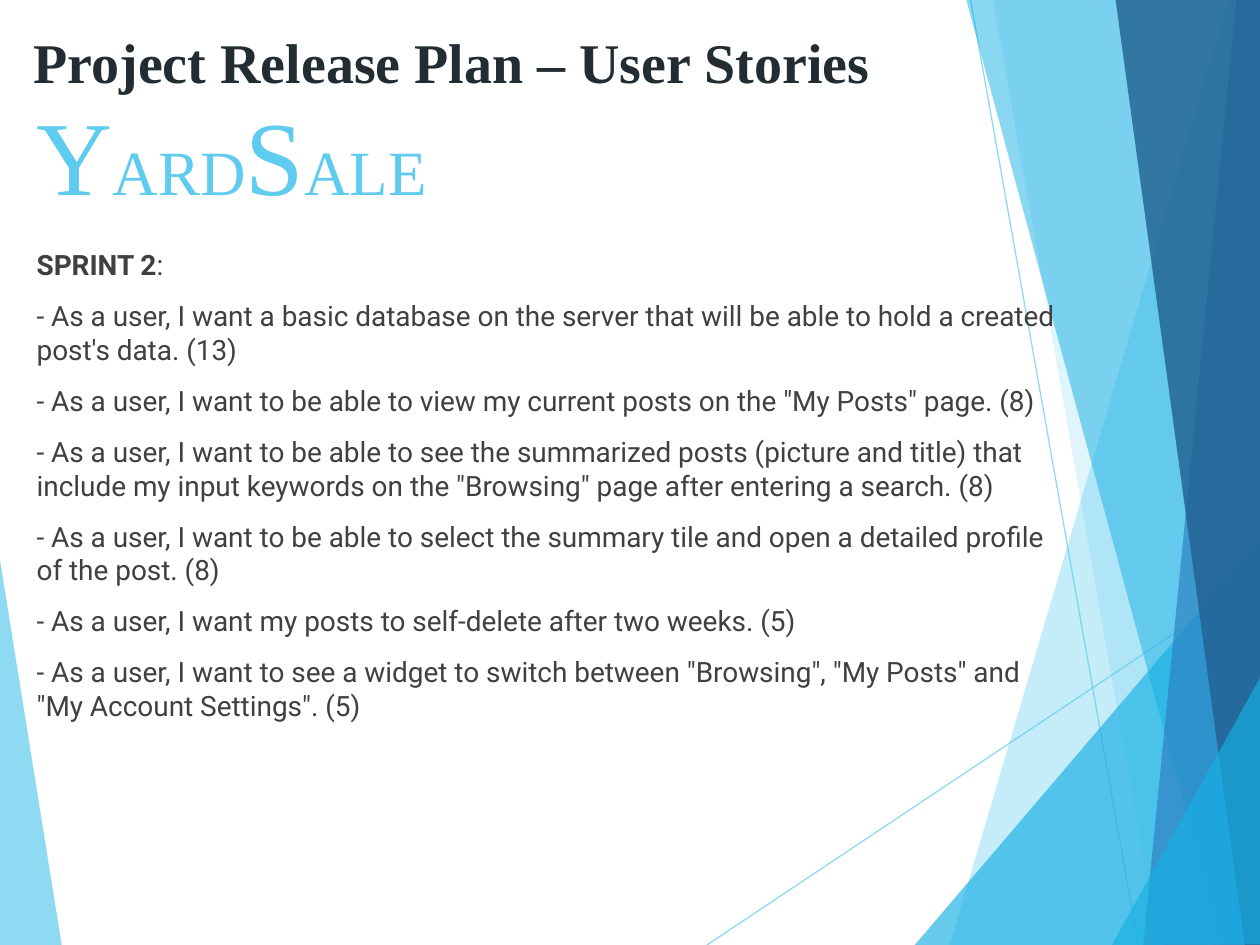
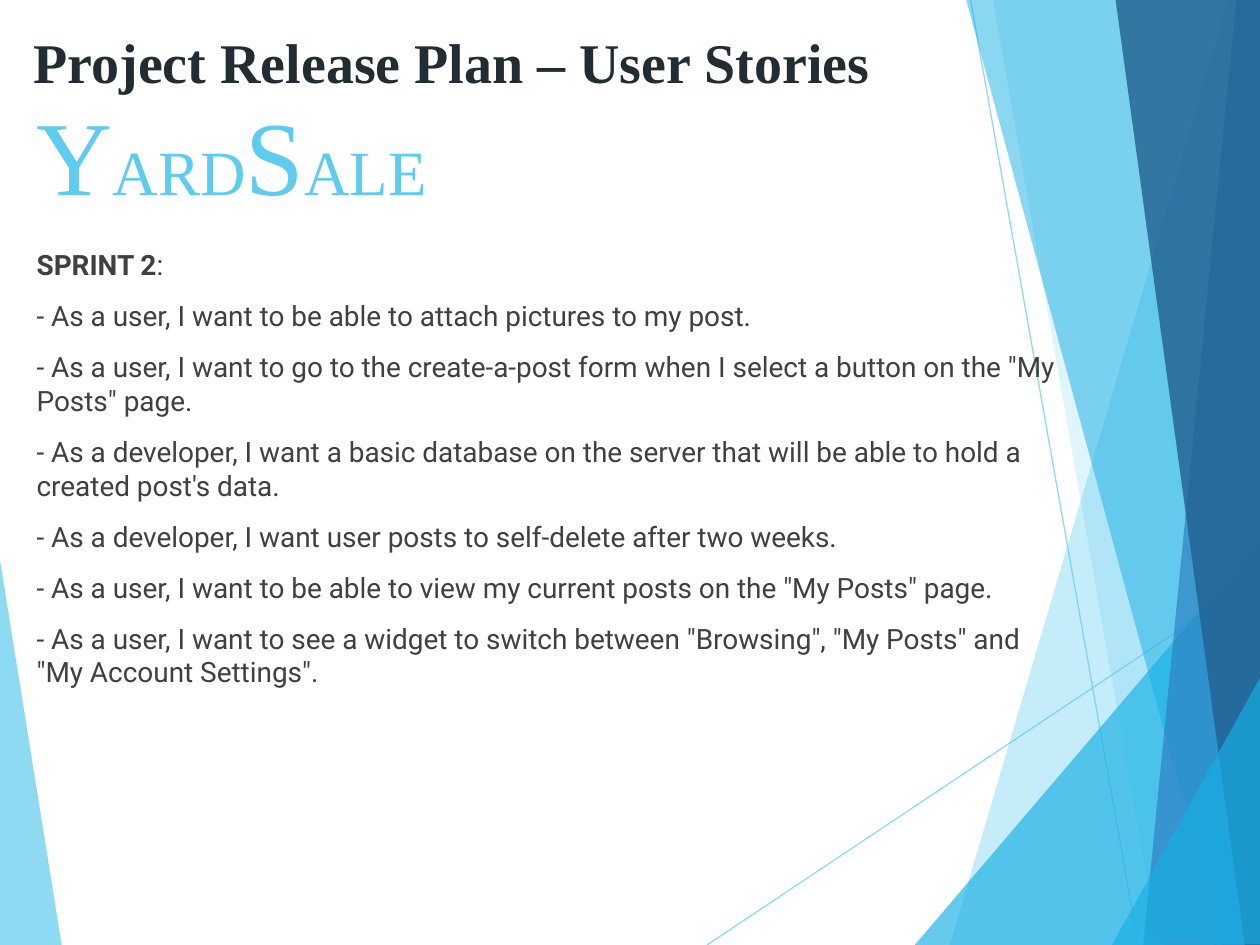
Before and after one commit to wang1kevin1/YardSale, a slide deck: slide 4 of Documents/ProjectRelease_v1.0.ppt. Drawn at 1260x945 pixels with LibreOffice and Linux fonts; fonts in the diff are those of the drawing. Boxes give left, top, right and bottom in pixels: in the first picture for what was removed or moved away, otherwise in the second. Text is boxed around its words. In the diff, an @@ line names an element or a change of style, - is before the commit and + after.

```diff
--- a/Documents/ProjectRelease_v1.0.ppt
+++ b/Documents/ProjectRelease_v1.0.ppt
@@ text at [37,305,1055,688]: text changed @@
-- As a user, I want a basic database on the server that will be able to hold a created post's data. (13)
-- As a user, I want to be able to view my current posts on the "My Posts" page. (8)
-- As a user, I want to be able to see the summarized posts (picture and title) that include my input keywords on the "Browsing" page after entering a search. (8)
-- As a user, I want to be able to select the summary tile and open a detailed profile of the post. (8)
-- As a user, I want my posts to self-delete after two weeks. (5)
-- As a user, I want to see a widget to switch between "Browsing", "My Posts" and "My Account Settings". (5)
+- As a user, I want to be able to attach pictures to my post.
+- As a user, I want to go to the create-a-post form when I select a button on the "My Posts" page.
+- As a developer, I want a basic database on the server that will be able to hold a created post's data.
+- As a developer, I want user posts to self-delete after two weeks.
+- As a user, I want to be able to view my current posts on the "My Posts" page.
+- As a user, I want to see a widget to switch between "Browsing", "My Posts" and "My Account Settings".
```
Also in this commit, not shown: 5 other slides changed, 1 slide added.
